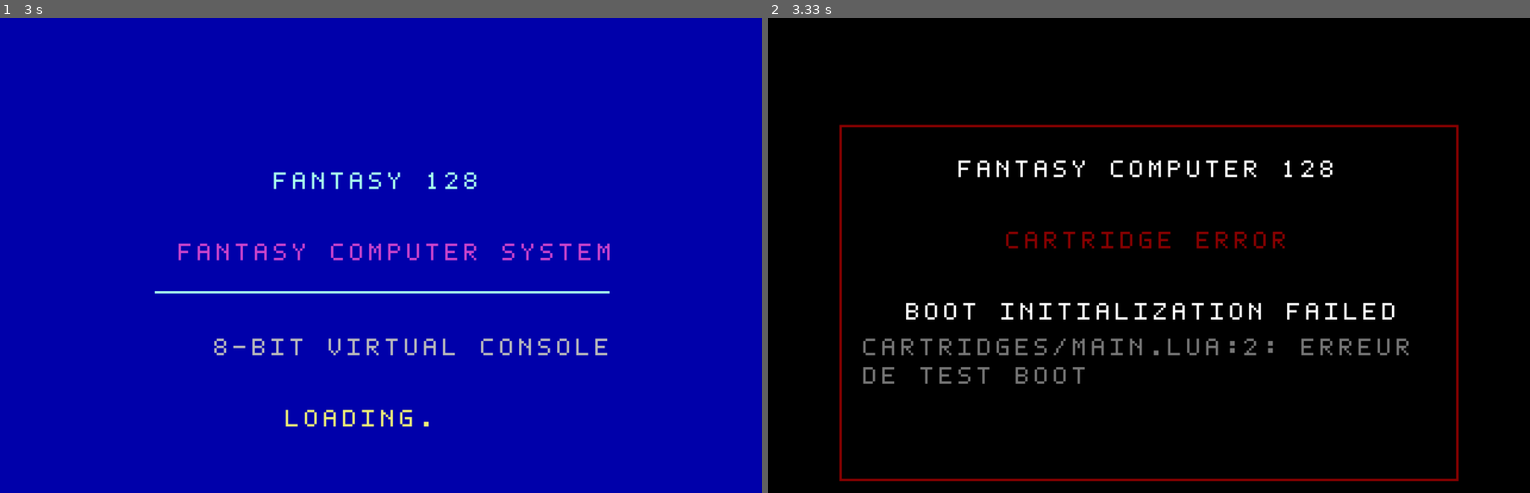
Above: before the commit, frames 1-2 (left to right).
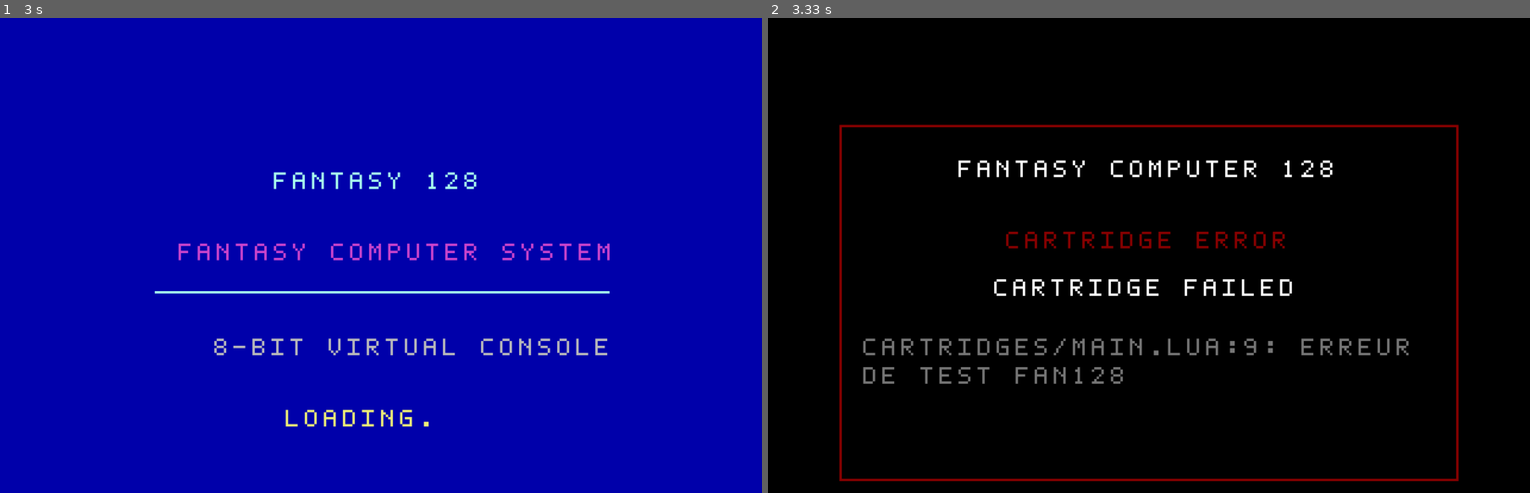
Above: after the commit, the same moments.

Repository: Christever/FantasyComputer128
Game: LÖVE game, started from main.lua
Two runs of this game, one before a commit and one after it. Both use one fixed random seed, a clock stepped at 60 frames per second and the inputs below.
Inputs:
- Up to frame 1 (3 s): no input
- Up to frame 2 (3.33 s): no input

Frame 1 is identical in both runs. In frame 2, 1.4% of the frame differs, in the area x 18-83%, y 54-78%.

Commit message:
Modifie le message d'erreur de l'initialisation du boot dans la fonction draw de System pour indiquer un échec de cartouche.

Diff:
--- a/cartridges/main.lua
+++ b/cartridges/main.lua
@@ -1,7 +1,10 @@
 function BOOT()
-    error("ERREUR DE TEST BOOT")
+    print("BOOT EXECUTE", 10, 10, 4)
 end
+
 function FAN128()
     cls(0)
-    print("FAN128 EXECUTE", 10,30,2)
+    print("FAN128 EXECUTE", 30, 30, 1)
+
+    error("ERREUR DE TEST FAN128")
 end
--- a/system/System.lua
+++ b/system/System.lua
@@ -203,7 +203,7 @@
         self.video:clear(0)
         self.video:drawText(80, 60, "FANTASY COMPUTER 128", 1)
         self.video:drawText(100, 90, "CARTRIDGE ERROR", 2)
-        self.video:drawText(58, 120, "BOOT INITIALIZATION FAILED", 1)
+        self.video:drawText(95, 110, "CARTRIDGE FAILED", 1)
         local errorLines = wrapText(tostring(self.cartridgeError), 30)
 
         for i, line in ipairs(errorLines) do
